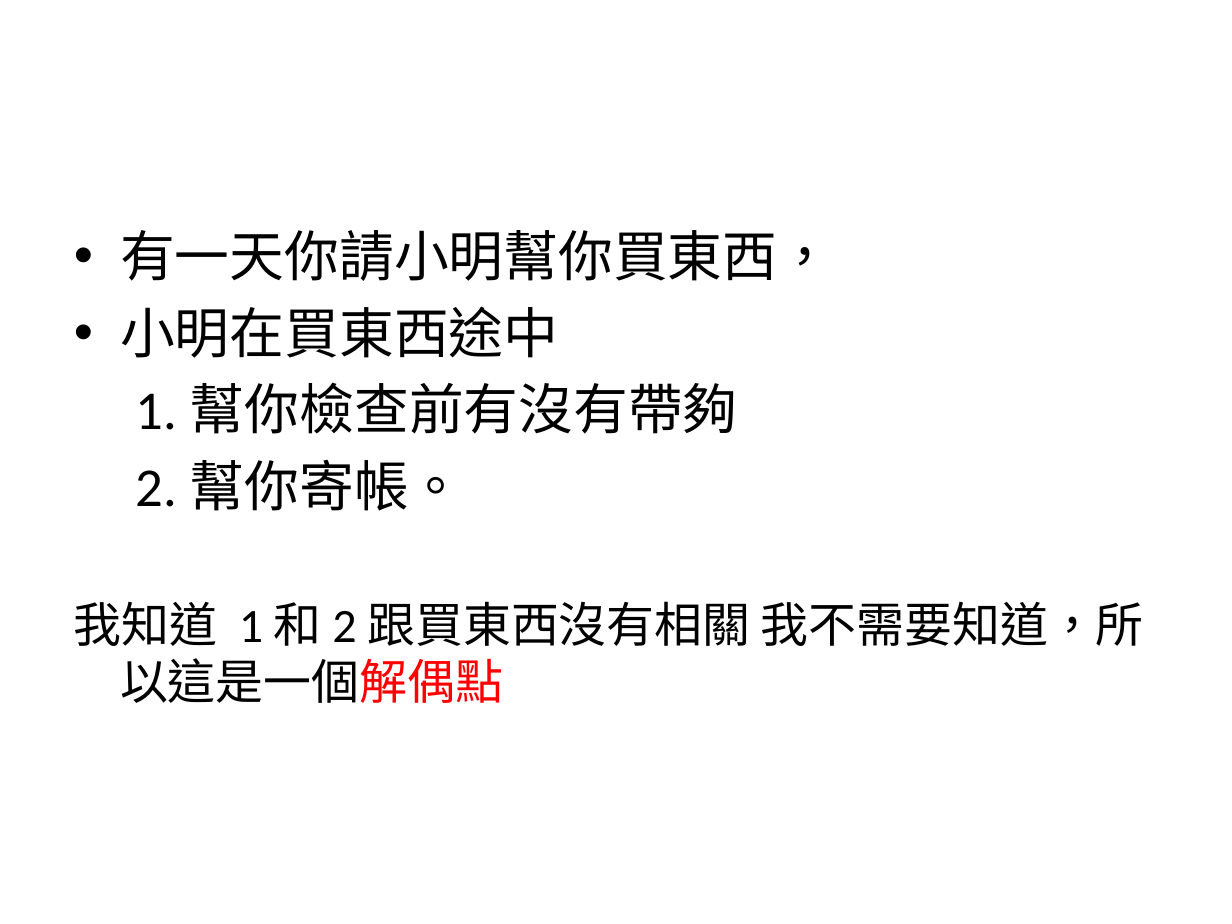
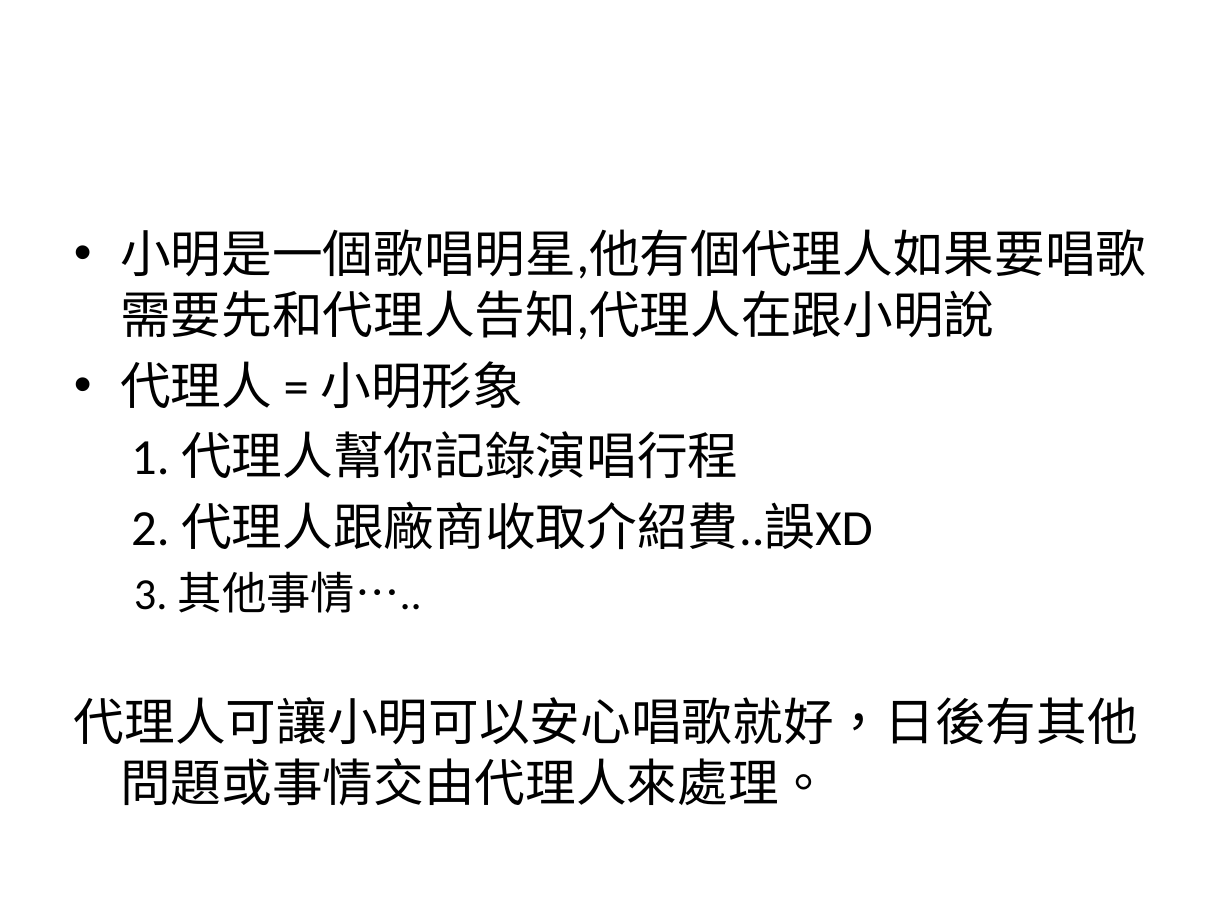
Before and after one commit to isdaniel/AwesomeProxy.Net, a slide deck: slide 4 of file/AOP_介紹PPT.pptx (slide 5 before the commit). Drawn at 1232x924 pixels with LibreOffice and Linux fonts; fonts in the diff are those of the drawing. Boxes give left, top, right and bottom in pixels: in the first picture for what was removed or moved away, otherwise in the second. Text is boxed around its words. In the diff, an @@ line names an element or a change of style, - is before the commit and + after.

```diff
--- a/file/AOP_介紹PPT.pptx
+++ b/file/AOP_介紹PPT.pptx
@@ text at (x1=74, y1=229, x2=1146, y2=806): text changed; size 32 to 29.6 pt @@
-• 有一天你請小明幫你買東西，
-• 小明在買東西途中
-1. 幫你檢查前有沒有帶夠
-2. 幫你寄帳。
-我知道 1 和 2 跟買東西沒有相關 我不需要知道，所以這是一個解偶點
+• 小明是一個歌唱明星,他有個代理人如果要唱歌需要先和代理人告知,代理人在跟小明說
+• 代理人 = 小明形象
+1. 代理人幫你記錄演唱行程
+2. 代理人跟廠商收取介紹費..誤XD
+3. 其他事情…..
+代理人可讓小明可以安心唱歌就好，日後有其他問題或事情交由代理人來處理。
```
Also in this commit, not shown: 5 other files.
